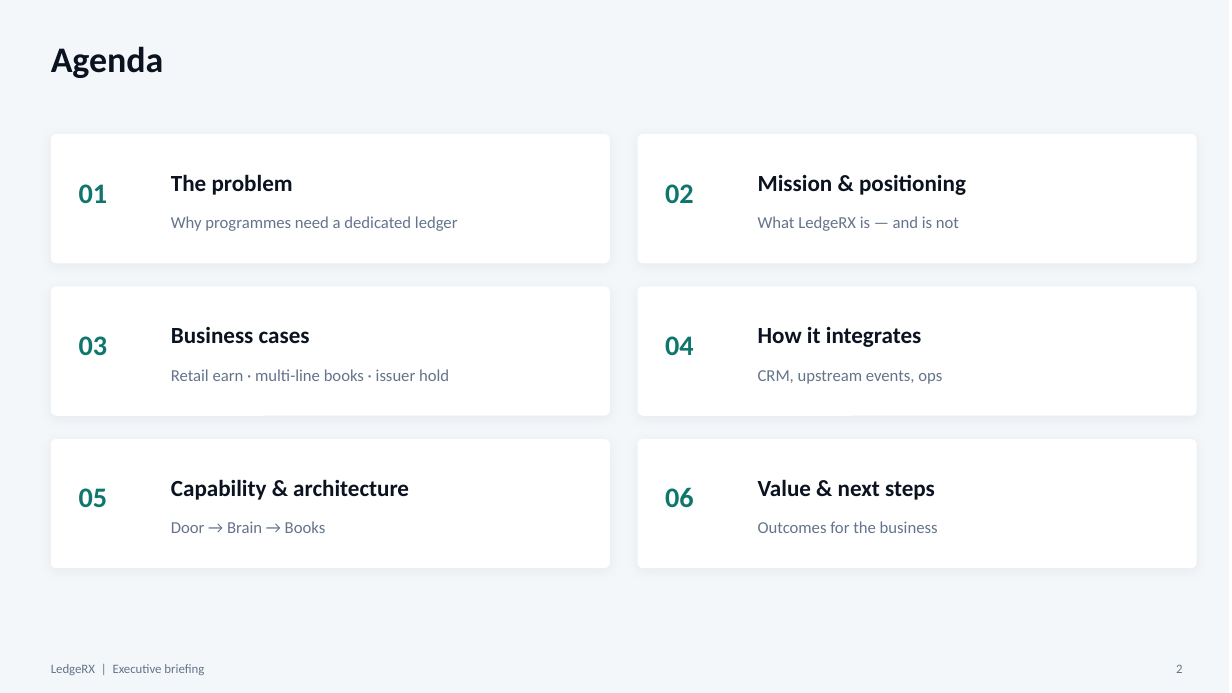
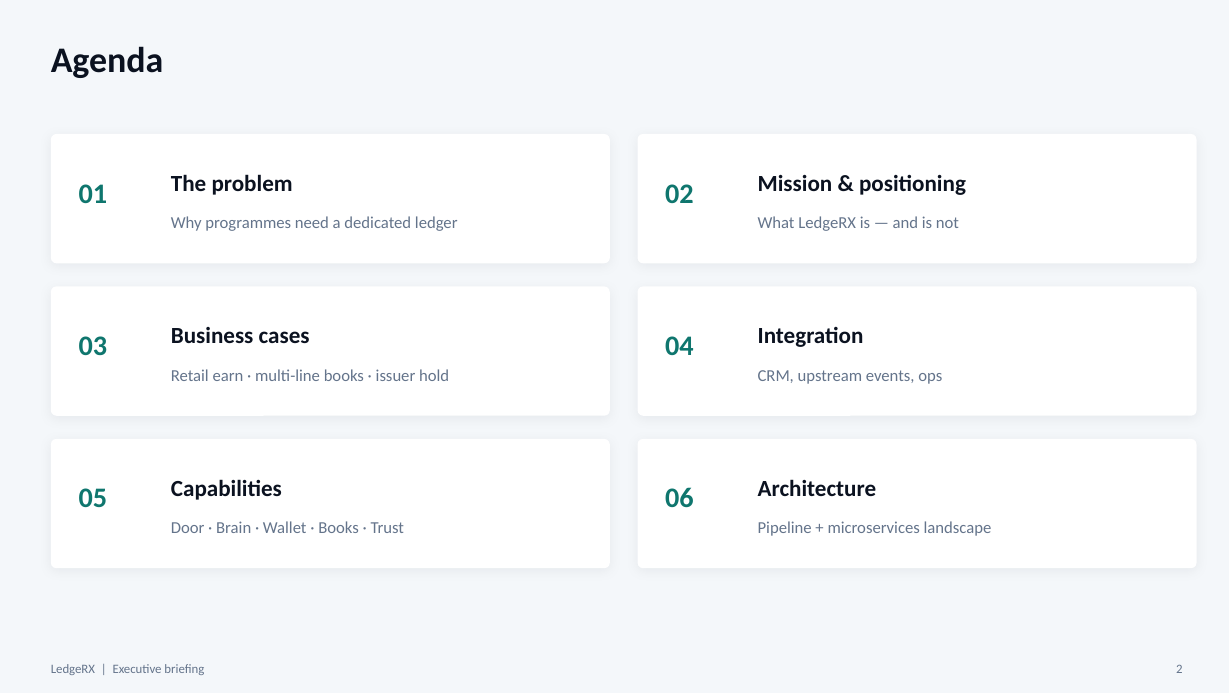
Before and after one commit to yky32/ledger-engine, a slide deck: slide 2 of docs/decks/LedgeRX-Executive-Briefing-v2.pptx. Drawn at 1232x693 pixels with LibreOffice and Linux fonts; fonts in the diff are those of the drawing. Boxes give left, top, right and bottom in pixels: in the first picture for what was removed or moved away, otherwise in the second. Text is boxed around its words. In the diff, an @@ line names an element or a change of style, - is before the commit and + after.

Commit message:
docs: exec deck v2.1 — microservices architecture slides

```diff
--- a/docs/decks/LedgeRX-Executive-Briefing-v2.pptx
+++ b/docs/decks/LedgeRX-Executive-Briefing-v2.pptx
@@ text at (758, 327, 864, 347): text changed @@
-How it integrates
+Integration
@@ text at (171, 479, 282, 500): text changed @@
-Capability & architecture
+Capabilities
@@ text at (758, 479, 877, 496): text changed @@
-Value & next steps
+Architecture
@@ text at (171, 521, 405, 533): text changed @@
-Door → Brain → Books
+Door · Brain · Wallet · Books · Trust
@@ text at (758, 521, 992, 536): text changed @@
-Outcomes for the business
+Pipeline + microservices landscape
```
Also in this commit, not shown: 8 other slides changed, 2 slides added, 1 other file.
